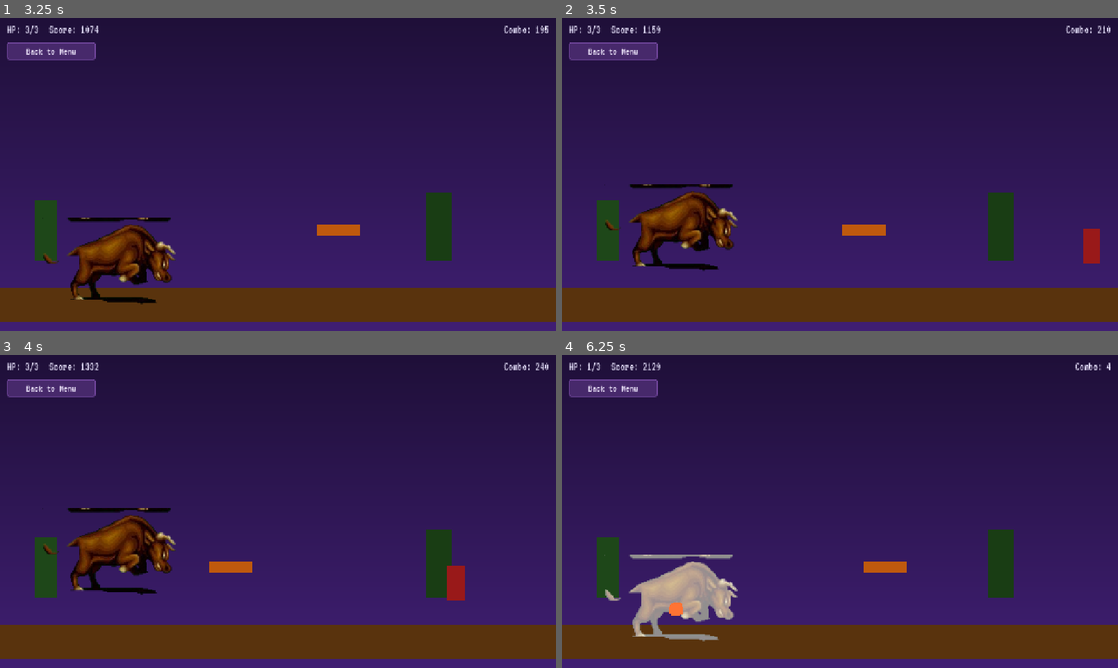
Above: before the commit, frames 1-4 (two rows, left to right).
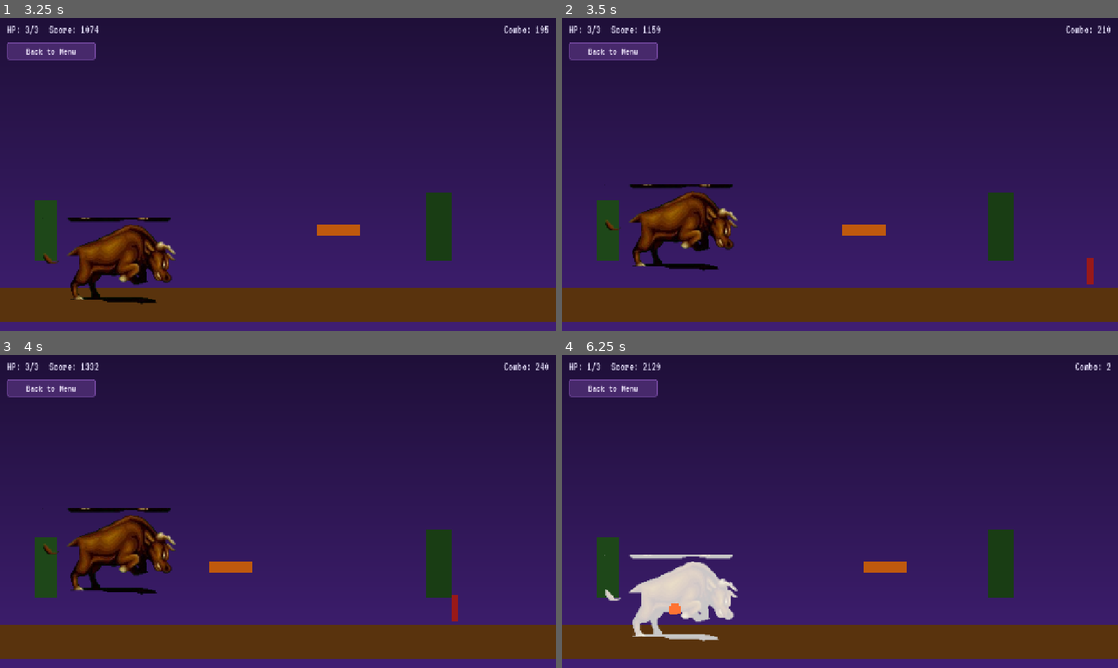
Above: after the commit, the same moments.

Repository: khrollo963/Occult-Video-Game-
Game: Godot game, scene res://scenes/levels/Uriel/yuri_game.tscn
Two runs of this game, one before a commit and one after it. Both use one fixed random seed, a clock stepped at 60 frames per second and the inputs below. This scene is started directly instead of the project's main scene.
Inputs:
- Up to frame 1 (3.25 s): tap Enter (attack) at 0.5, 0.6, 2.1 s; hold D (move_right) 0.53-1.28 s; tap Space (jump) at 0.77, 1.07, 1.52, 1.82, 3.02 s; hold A (move_left) 1.28-2.03 s; tap S (duck) at 1.35, 2.85 s; hold D (move_right) from 2.03 s (still down)
- Up to frame 2 (3.5 s): keep holding D (move_right); tap Space (jump) at 3.32 s
- Up to frame 3 (4 s): release D (move_right) at 3.53 s; hold A (move_left) from 3.53 s (still down); tap Enter (attack) at 3.6 s; tap Space (jump) at 3.77 s
- Up to frame 4 (6.25 s): tap Space (jump) at 4.07, 4.52, 4.82, 6.02 s; tap S (duck) at 4.35, 5.85 s; tap Enter (attack) at 5.1 s; release A (move_left) at 5.78 s; hold D (move_right) from 5.78 s (still down)

Frame 1 is identical in both runs. In frame 2, 0.4% of the frame differs, in the area x 93-97%, y 67-86%; in frame 3, 0.4%; in frame 4, 2.9%, in the area x 7-99%, y 2-92%.

Commit message:
Change the obstacle height

Diff:
--- a/scenes/levels/Uriel/obstacle.tscn
+++ b/scenes/levels/Uriel/obstacle.tscn
@@ -1,23 +1,24 @@
-[gd_scene load_steps=2 format=3 uid="uid://1dpaa7c6rjvn"]
+[gd_scene format=3 uid="uid://1dpaa7c6rjvn"]
 
-[ext_resource type="Script" path="res://scenes/levels/Uriel/obstacle.gd" id="1_lohlk"]
+[ext_resource type="Script" uid="uid://dc5pgkm2phl17" path="res://scenes/levels/Uriel/obstacle.gd" id="1_lohlk"]
 
 [sub_resource type="RectangleShape2D" id="RectangleShape2D_lohlk"]
-size = Vector2(40, 80)
+size = Vector2(15, 72.5)
 
-[node name="Obstacle" type="Area2D"]
+[node name="Obstacle" type="Area2D" unique_id=120310550]
 collision_layer = 4
 collision_mask = 2
 script = ExtResource("1_lohlk")
 
-[node name="ColorRect" type="ColorRect" parent="."]
-offset_left = -20.0
-offset_top = -80.0
-offset_right = 20.0
+[node name="ColorRect" type="ColorRect" parent="." unique_id=210813852]
+offset_left = -11.0
+offset_top = -14.0
+offset_right = 5.0
+offset_bottom = 48.0
 color = Color(0.6, 0.1, 0.1, 1)
 
-[node name="CollisionShape2D" type="CollisionShape2D" parent="."]
-position = Vector2(0, -40)
+[node name="CollisionShape2D" type="CollisionShape2D" parent="." unique_id=645717443]
+position = Vector2(-2.5, 9.25)
 shape = SubResource("RectangleShape2D_lohlk")
 
 [connection signal="body_entered" from="." to="." method="_on_body_entered"]
